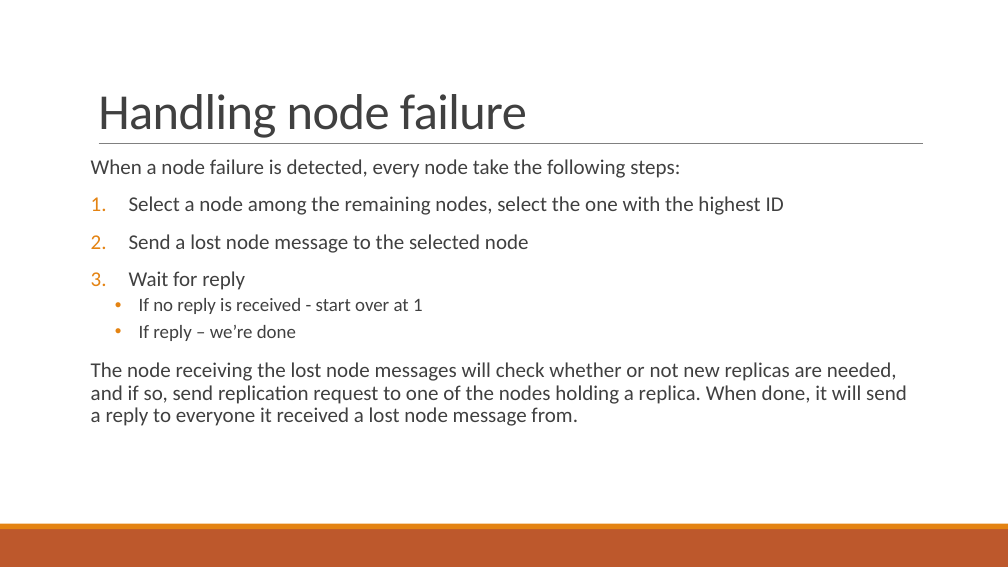
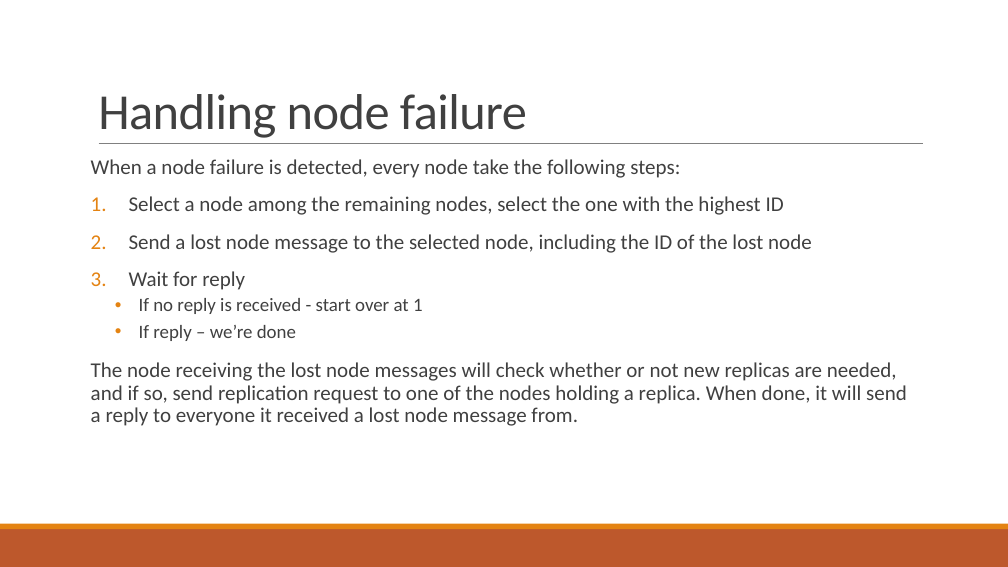
Before and after one commit to PStahl/master_thesis, a slide deck: slide 19 of presentation/presentation.pptx. Drawn at 1008x567 pixels with LibreOffice and Linux fonts; fonts in the diff are those of the drawing. Boxes give left, top, right and bottom in pixels: in the first picture for what was removed or moved away, otherwise in the second. Text is boxed around its words. In the diff, an @@ line names an element or a change of style, - is before the commit and + after.

```diff
--- a/presentation/presentation.pptx
+++ b/presentation/presentation.pptx
@@ text at bbox=[129, 234, 812, 253]: text changed @@
-2. Send a lost node message to the selected node
+2. Send a lost node message to the selected node, including the ID of the lost node
```
Also in this commit, not shown: 7 other slides changed, 6 slides added.
